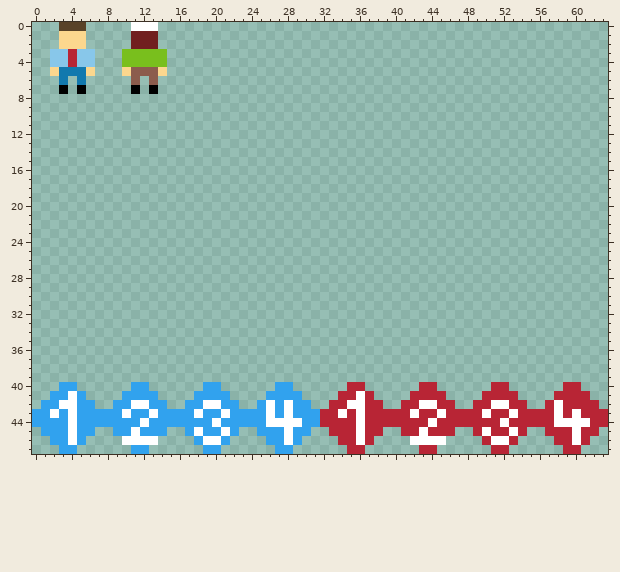
Pixel-art sprite, stored at res/sprites.png. The picture above is the old version.
The file is 64x48 pixels.
After the commit:
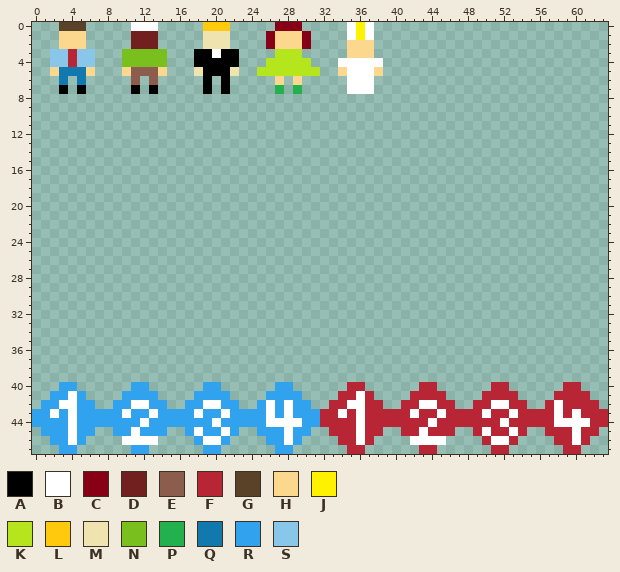
Palette (. is transparent): A #000000  B #ffffff  C #880015  D #711f1f  E #8c5c4d  F #b82535  G #594228  H #fcd78e  J #fff200  K #b5e61d  L #ffc90e  M #efe4b0  N #79bf1d  P #22b14c  Q #1279ae  R #31a2ee  S #88c7ea
Edits made:
y 0: x 19..21 ... -> LLL; x 27..29 ... -> CCC; x 35..37 ... -> BJB
y 1: x 19..21 ... -> MMM; x 26..30 ..... -> CHHHC; x 35..37 ... -> BJB
y 2: x 19..21 ... -> MMM; x 26..30 ..... -> CHHHC; x 35..37 ... -> HHH
y 3: x 18..22 ..... -> AABAA; x 27..29 ... -> KKK; x 35..37 ... -> HHH
y 4: x 18..22 ..... -> AAAAA; x 26..30 ..... -> KKKKK; x 34..38 ..... -> BBBBB
y 5: x 18..22 ..... -> MAAAM; x 25..31 ....... -> KKKKKKK; x 34..38 ..... -> HBBBH
y 6: x 19 . -> A; x 21 . -> A; x 27 . -> H; x 29 . -> H; x 35..37 ... -> BBB
y 7: x 19 . -> A; x 21 . -> A; x 27 . -> P; x 29 . -> P; x 35..37 ... -> BBB
Pixel boxes of the changes (left, top, right, bottom) in both pictures:
added: (194, 22, 383, 94)
